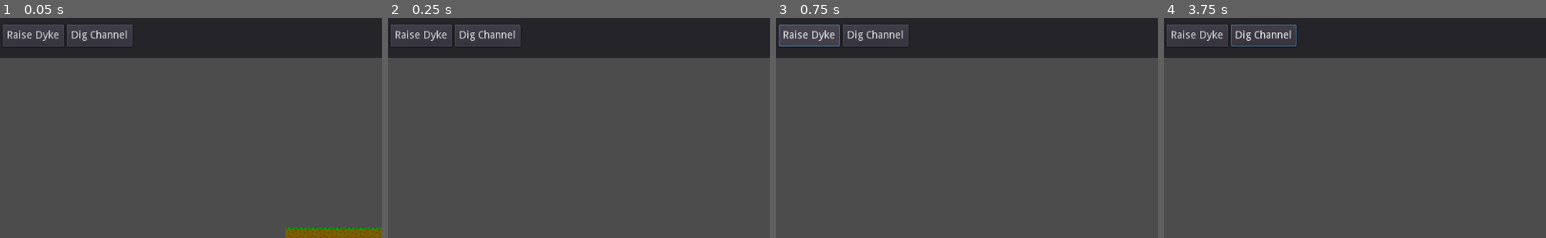
Above: before the commit, frames 1-4 (left to right).
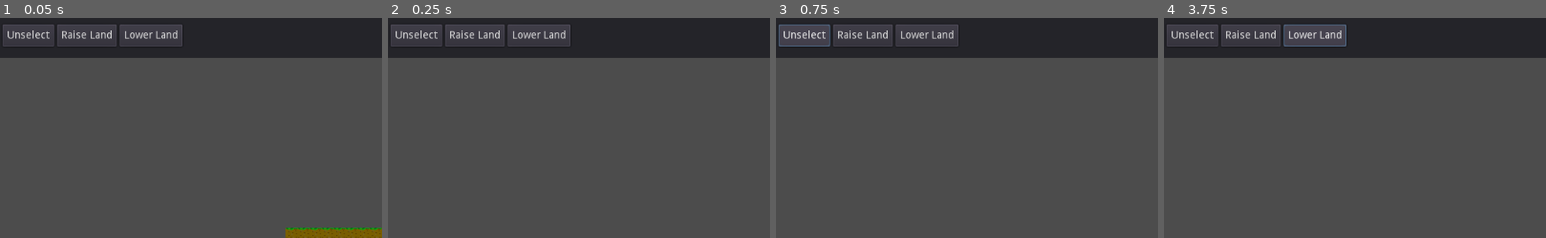
Above: after the commit, the same moments.

Repository: Groogy/LudumDare49
Game: Godot game, scene res://scenes/Game.tscn
Same seed, same stepped clock (60 frames per second), same inputs: the game is played once before the commit and once after it.
Inputs (mouse positions are % of the whole screen's width and height, from its top left):
- Up to frame 1 (0.05 s): no input
- Up to frame 2 (0.25 s): no input
- Up to frame 3 (0.75 s): click (5, 4) at 0.5 s, where only the run before the commit has a clickable "Raise Dyke"
- Up to frame 4 (3.75 s): click (5, 4) at 1.25 s, where only the run after the commit has a clickable "Unselect"; click (14, 4) at 2 s, where only the run before the commit has a clickable "Dig Channel"; click (12, 4) at 2.75 s, where only the run after the commit has a clickable "Raise Land"; click (21, 4) at 3.5 s, where only the run after the commit has a clickable "Lower Land"
The pictures show only the part of the screen within x 1-51%, y 0-50%; the shares and areas given below are measured in that part.

The runs differ from the first frame. In frame 1, 1.7% of the frame differs, in the area x 2-48%, y 3-13%; in frame 2, 1.7%; in frame 3, 1.8%; in frame 4, 2.3%.

Commit message:
Renamed tools to more understandable names

Diff:
--- a/logic/interface/ConstructionLogic.gd
+++ b/logic/interface/ConstructionLogic.gd
@@ -1,9 +1,13 @@
 extends Node
 
 
-func _on_raise_dyke():
-	Root.tool_manager.current_tool = Root.tool_manager.get_tool_flag("RAISE_DYKE")
+func _on_unselect():
+	Root.tool_manager.current_tool = Root.tool_manager.get_tool_flag("NONE")
 
 
-func _on_dig_channel():
-	Root.tool_manager.current_tool = Root.tool_manager.get_tool_flag("DIG_CHANNEL")
+func _on_raise_land():
+	Root.tool_manager.current_tool = Root.tool_manager.get_tool_flag("RAISE_LAND")
+
+
+func _on_lower_land():
+	Root.tool_manager.current_tool = Root.tool_manager.get_tool_flag("LOWER_LAND")
--- a/logic/interface/DigChannelTool.gd
+++ b/logic/interface/LowerLandTool.gd
@@ -5,7 +5,7 @@
 
 
 func _draw() -> void:
-	_can_build_last_frame = Root.construction_manager.can_dig_channel(cell_under_mouse)
+	_can_build_last_frame = Root.construction_manager.can_lower_land(cell_under_mouse)
 
 	var color := Color.green
 	if not _can_build_last_frame:
@@ -18,8 +18,8 @@
 
 
 func build() -> void:
-	Root.construction_manager.dig_channel(cell_under_mouse)
+	Root.construction_manager.lower_land(cell_under_mouse)
 
 
 func _needs_redraw() -> bool:
-	return _can_build_last_frame != Root.construction_manager.can_dig_channel(cell_under_mouse)
+	return _can_build_last_frame != Root.construction_manager.can_lower_land(cell_under_mouse)
--- a/logic/interface/RaiseDykeTool.gd
+++ b/logic/interface/RaiseLandTool.gd
@@ -5,7 +5,7 @@
 
 
 func _draw() -> void:
-	_can_build_last_frame = Root.construction_manager.can_raise_dyke(cell_under_mouse)
+	_can_build_last_frame = Root.construction_manager.can_raise_land(cell_under_mouse)
 
 	var color := Color.green
 	if not _can_build_last_frame:
@@ -18,8 +18,8 @@
 
 
 func build() -> void:
-	Root.construction_manager.raise_dyke(cell_under_mouse)
+	Root.construction_manager.raise_land(cell_under_mouse)
 
 
 func _needs_redraw() -> bool:
-	return _can_build_last_frame != Root.construction_manager.can_raise_dyke(cell_under_mouse)
+	return _can_build_last_frame != Root.construction_manager.can_raise_land(cell_under_mouse)
--- a/logic/managers/ConstructionManager.gd
+++ b/logic/managers/ConstructionManager.gd
@@ -1,18 +1,18 @@
 extends Node
 
-func can_raise_dyke(cell: Vector2) -> bool:
+func can_raise_land(cell: Vector2) -> bool:
 	if not Root.map_manager.is_empty(cell.x, cell.y, false):
 		return false
-	if not will_dyke_have_support(cell):
+	if not will_land_have_support(cell):
 		return false
 	return true
 
 
-func raise_dyke(cell: Vector2) -> void:
+func raise_land(cell: Vector2) -> void:
 	Root.map_manager.fill_terrain_cell(cell)
 
 
-func will_dyke_have_support(cell: Vector2) -> bool:
+func will_land_have_support(cell: Vector2) -> bool:
 	var map: TileMap = Root.map_manager.terrain
 	if not map.is_filled(cell.x-1, cell.y+1) or not map.is_filled(cell.x+1, cell.y+1):
 		return false
@@ -20,7 +20,7 @@
 	return true
 
 
-func can_dig_channel(cell: Vector2) -> bool:
+func can_lower_land(cell: Vector2) -> bool:
 	var manager := Root.map_manager
 	if manager.terrain.is_empty(cell.x, cell.y):
 		return false
@@ -31,5 +31,5 @@
 	return true
 
 
-func dig_channel(cell: Vector2) -> void:
+func lower_land(cell: Vector2) -> void:
 	Root.map_manager.empty_terrain_cell(cell)
--- a/logic/managers/ToolManager.gd
+++ b/logic/managers/ToolManager.gd
@@ -1,13 +1,13 @@
 extends Node
 
 
-enum Tool { NONE, RAISE_DYKE, DIG_CHANNEL }
+enum Tool { NONE, RAISE_LAND, LOWER_LAND }
 
 
 var current_tool: int = Tool.NONE setget set_current_tool
 
 
-onready var _tools := [null, $RaiseDykeTool, $DigChannelTool]
+onready var _tools := [null, $RaiseLandTool, $LowerLandTool]
 
 
 func _ready() -> void:
--- a/scenes/ToolManager.tscn
+++ b/scenes/ToolManager.tscn
@@ -1,14 +1,14 @@
 [gd_scene load_steps=4 format=2]
 
 [ext_resource path="res://logic/managers/ToolManager.gd" type="Script" id=1]
-[ext_resource path="res://logic/interface/RaiseDykeTool.gd" type="Script" id=2]
-[ext_resource path="res://logic/interface/DigChannelTool.gd" type="Script" id=3]
+[ext_resource path="res://logic/interface/RaiseLandTool.gd" type="Script" id=2]
+[ext_resource path="res://logic/interface/LowerLandTool.gd" type="Script" id=3]
 
 [node name="ToolManager" type="Node"]
 script = ExtResource( 1 )
 
-[node name="RaiseDykeTool" type="Node2D" parent="."]
+[node name="RaiseLandTool" type="Node2D" parent="."]
 script = ExtResource( 2 )
 
-[node name="DigChannelTool" type="Node2D" parent="."]
+[node name="LowerLandTool" type="Node2D" parent="."]
 script = ExtResource( 3 )
--- a/scenes/TopBarInterface.tscn
+++ b/scenes/TopBarInterface.tscn
@@ -36,19 +36,29 @@
 [node name="ConstructionLogic" type="Node" parent="MarginContainer/ConstructionButtons"]
 script = ExtResource( 1 )
 
-[node name="RaiseDyke" type="Button" parent="MarginContainer/ConstructionButtons"]
-margin_right = 82.0
+[node name="Unselect" type="Button" parent="MarginContainer/ConstructionButtons"]
+margin_right = 69.0
 margin_bottom = 30.0
-text = "Raise Dyke"
-
-[node name="DigChannel" type="Button" parent="MarginContainer/ConstructionButtons"]
-margin_left = 86.0
-margin_right = 174.0
-margin_bottom = 30.0
-text = "Dig Channel"
+text = "Unselect"
 __meta__ = {
 "_edit_use_anchors_": false
 }
 
-[connection signal="pressed" from="MarginContainer/ConstructionButtons/RaiseDyke" to="MarginContainer/ConstructionButtons/ConstructionLogic" method="_on_raise_dyke"]
-[connection signal="pressed" from="MarginContainer/ConstructionButtons/DigChannel" to="MarginContainer/ConstructionButtons/ConstructionLogic" method="_on_dig_channel"]
+[node name="RaiseLand" type="Button" parent="MarginContainer/ConstructionButtons"]
+margin_left = 73.0
+margin_right = 153.0
+margin_bottom = 30.0
+text = "Raise Land"
+
+[node name="LowerLand" type="Button" parent="MarginContainer/ConstructionButtons"]
+margin_left = 157.0
+margin_right = 241.0
+margin_bottom = 30.0
+text = "Lower Land"
+__meta__ = {
+"_edit_use_anchors_": false
+}
+
+[connection signal="pressed" from="MarginContainer/ConstructionButtons/Unselect" to="MarginContainer/ConstructionButtons/ConstructionLogic" method="_on_unselect"]
+[connection signal="pressed" from="MarginContainer/ConstructionButtons/RaiseLand" to="MarginContainer/ConstructionButtons/ConstructionLogic" method="_on_raise_land"]
+[connection signal="pressed" from="MarginContainer/ConstructionButtons/LowerLand" to="MarginContainer/ConstructionButtons/ConstructionLogic" method="_on_lower_land"]
